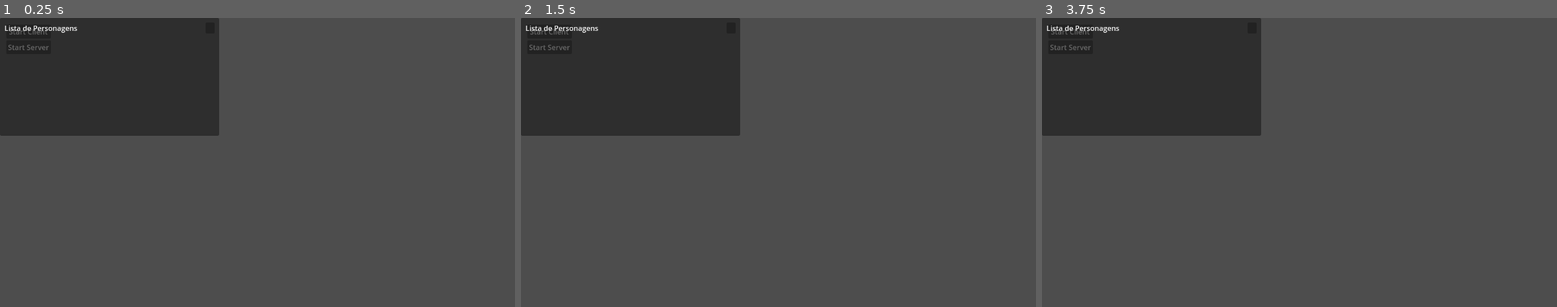
Above: before the commit, frames 1-3 (left to right).
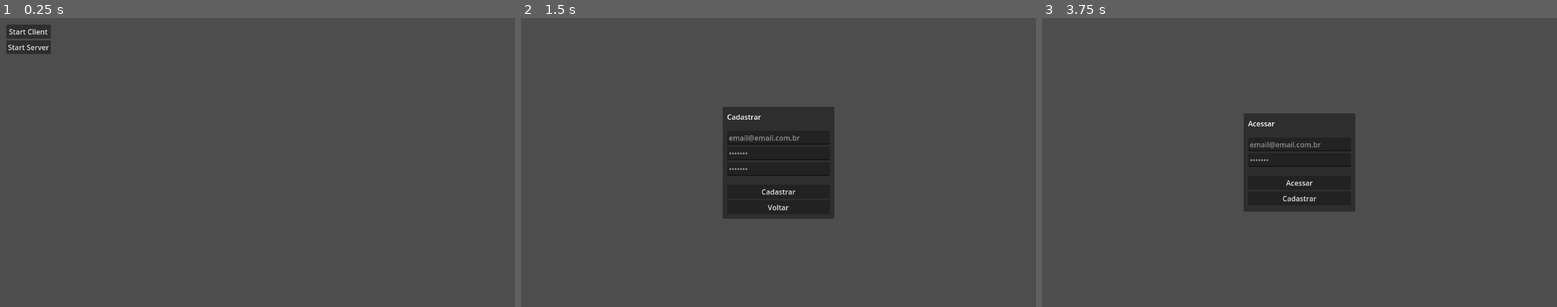
Above: after the commit, the same moments.

Repository: matheusoreis/GodOS
Game: Godot game, scene res://boot.tscn
Same seed, same stepped clock (60 frames per second), same inputs: the game is played once before the commit and once after it.
Inputs (mouse positions are in pixels of both pictures, inside the frame that each line leads up to):
- Up to frame 1 (0.25 s): no input
- Up to frame 2 (1.5 s): click "Start Client" at 0.5 s; click (778, 197) at 1.25 s, where only the run after the commit has a clickable "Cadastrar"
- Up to frame 3 (3.75 s): click (1072, 32) at 2 s, where only the run before the commit has a clickable "Start Client"; click (1299, 191) at 2.75 s, where only the run after the commit has a clickable "Cadastrar"; click (1299, 205) at 3.5 s, where only the run after the commit has a clickable "Voltar"

The runs differ from the first frame. In frame 1, 17% of the frame differs, in the area x 0-43%, y 0-41%; in frame 2, 25%, in the area x 0-61%, y 0-70%; in frame 3, 24%.
Error before the commit: Parse Error: Identifier "select_slot_preload" not declared in the current scope. (res://interface/scenes/actor_list/actors_list.gd:21)

Commit message:
Lista de personagens

Diff:
--- a/boot.tscn
+++ b/boot.tscn
@@ -45,11 +45,23 @@
 [node name="Game" type="Node2D" parent="."]
 
 [node name="MenuInterface" type="CanvasLayer" parent="."]
+visible = false
 follow_viewport_enabled = true
 script = ExtResource("4_xf3if")
 
-[node name="actors_list" parent="MenuInterface" instance=ExtResource("5_8ye5a")]
-script = null
+[node name="actor_list" parent="MenuInterface" instance=ExtResource("5_8ye5a")]
+visible = false
+anchors_preset = 8
+anchor_left = 0.5
+anchor_top = 0.5
+anchor_right = 0.5
+anchor_bottom = 0.5
+offset_left = -245.0
+offset_top = -132.0
+offset_right = 245.0
+offset_bottom = 132.0
+grow_horizontal = 2
+grow_vertical = 2
 
 [node name="sign_up" parent="MenuInterface" instance=ExtResource("5_dm40k")]
 visible = false
@@ -66,7 +78,6 @@
 grow_vertical = 2
 
 [node name="sign_in" parent="MenuInterface" instance=ExtResource("6_8ye5a")]
-visible = false
 anchors_preset = 8
 anchor_left = 0.5
 anchor_top = 0.5
--- a/interface/scenes/actor_list/actors_list.gd
+++ b/interface/scenes/actor_list/actors_list.gd
@@ -1,10 +1,61 @@
-class_name ActorsListUi extends PanelContainer
+class_name ActorsListUi extends Interface
 
 
 @export var slots_location: HBoxContainer
 
 
-func update_actor_panels(max_actors: int, actors: Array) -> void:
+func request_actors(sender_id: int) -> void:
+	var error_messages: Array = []
+
+	var user: Dictionary = Globals.users[sender_id]
+	if not user.has("id"):
+		return
+
+	var user_id = user["id"]
+	var max_actor_slots = user["max_actors"]
+
+	var endpoint = Env.backend_endpoint + "actor?userId=" + str(user_id)
+	var headers = {
+		"Content-Type": "application/json",
+		"Authorization": Env.backend_token
+	}
+
+	var result := await Fetch.fetch_json(HTTPClient.METHOD_GET, endpoint, {}, headers)
+	var status_code = result[1]
+	var response_data = result[2]
+
+	if status_code != 200:
+		error_messages.append_array(Fetch.format_errors(response_data))
+		_on_actor_list_failed.rpc_id(sender_id, error_messages)
+		multiplayer.multiplayer_peer.disconnect_peer(sender_id)
+		return
+
+	var actors: Array[Dictionary] = []
+	for data in response_data:
+		actors.append({
+			"id": data["id"],
+			"name": data["name"],
+			"direction": Vector2(
+				data["direction_x"],
+				data["direction_y"]
+			),
+			"world": data["world"],
+			"position": Vector2(
+				data["position_x"],
+				data["position_y"]
+			)
+		})
+
+	_update_actor_panels.rpc_id(sender_id, user["max_actors"], actors)
+
+
+@rpc("authority", "call_local")
+func _on_actor_list_failed(messages: Array[String]) -> void:
+	ShowNotification.show(messages)
+
+
+@rpc("authority", "call_local")
+func _update_actor_panels(max_actors: int, actors: Array[Dictionary]) -> void:
 	var select_slot_scene := load(
 		"res://interface/scenes/actor_list/select_slot/actor_list_select_slot.tscn"
 	) as PackedScene
@@ -18,7 +69,7 @@
 
 	for i in range(actors.size()):
 		var data: Dictionary = actors[i]
-		var slot := select_slot_preload.instantiate() as ActorListSelectSlotUi
+		var slot := select_slot_scene.instantiate() as ActorListSelectSlotUi
 
 		slot.name = str(data["id"])
 		slot.actor_id = data["id"]
@@ -28,10 +79,10 @@
 
 	var remaining_slots = max_actors - actors.size()
 	for i in range(remaining_slots):
-		var create_slot := create_slot_preload.instantiate() as ActorListCreateSlotUi
+		var create_slot := create_slot_scene.instantiate() as ActorListCreateSlotUi
 		slots_location.add_child(create_slot)
 
 
 func _on_close_pressed() -> void:
-	CGlobals.menu.hide_interface("actors_list")
-	CGlobals.menu.show_interface("sign_in")
+	WindowManager.hide_interface("actors_list")
+	WindowManager.show_interface("sign_in")
--- a/interface/scenes/actor_list/actors_list.tscn
+++ b/interface/scenes/actor_list/actors_list.tscn
@@ -5,7 +5,7 @@
 
 [sub_resource type="StyleBoxEmpty" id="StyleBoxEmpty_kvaoj"]
 
-[node name="actors_list" type="PanelContainer" node_paths=PackedStringArray("slots_location")]
+[node name="actor_list" type="PanelContainer" node_paths=PackedStringArray("slots_location")]
 custom_minimum_size = Vector2(250, 180)
 offset_right = 490.0
 offset_bottom = 264.0
@@ -19,7 +19,7 @@
 custom_minimum_size = Vector2(0, 40)
 layout_mode = 2
 script = ExtResource("2_bbbv2")
-target_node = NodePath("../..")
+_target_node = NodePath("../..")
 
 [node name="margin" type="MarginContainer" parent="content/top_bar"]
 layout_mode = 2
--- a/interface/scenes/sign_in/sign_in.gd
+++ b/interface/scenes/sign_in/sign_in.gd
@@ -7,7 +7,7 @@
 @onready var _close_button: Button = $content/top_bar/margin/close
 @onready var _email_line: LineEdit = $content/margin/content/inputs/email
 @onready var _password_line: LineEdit = $content/margin/content/inputs/password
-@onready var _confirm_button: Button = $content/margin/content/buttons/confirm
+@onready var _access_button: Button = $content/margin/content/buttons/confirm
 @onready var _sign_up_button: Button = $content/margin/content/buttons/sign_up
 
 @export_group("Variables")
@@ -19,17 +19,36 @@
 func _ready() -> void:
 	super()
 
+	# Garante que o cliente está configurado
 	if not _client:
 		return
 
-	_confirm_button.pressed.connect(
-		_on_sign_in_pressed
+	# Conecta o sinal de "pressionado" do botão de acessar
+	_access_button.pressed.connect(
+		func():
+			var email_text = _email_line.text
+			var password_text = _password_line.text
+
+			if email_text.is_empty() || password_text.is_empty():
+				print("Por favor, preencha todos os campos.")
+				return
+
+			_access_button.disabled = true
+			_sign_up_button.disabled = true
+			_close_button.disabled = true
+
+			# Envia a requisição de login para o servidor
+			_request_login.rpc_id(1, email_text, password_text)
 	)
 
+	# Conecta o sinal de "pressionado" do botão de cadastrar
 	_sign_up_button.pressed.connect(
-		_on_sign_up_pressed
+		func():
+			WindowManager.hide_interface("sign_in")
+			WindowManager.show_interface("sign_up")
 	)
 
+	# Valida a senha enquanto o usuário digita
 	_password_line.text_changed.connect(
 		func(new_text: String):
 			_password_line.add_theme_color_override(
@@ -37,6 +56,7 @@
 			)
 	)
 
+	# Valida o e-mail enquanto o usuário digita
 	_email_line.text_changed.connect(
 		func(new_text: String):
 			var is_valid = RegEx.create_from_string(email_regex).search(new_text) != null
@@ -45,48 +65,31 @@
 			)
 	)
 
+	# Ativa os botões quando o cliente conectar ao servidor
 	_client.connected_to_server.connect(
 		func():
-			_confirm_button.disabled = false
+			_access_button.disabled = false
 			_sign_up_button.disabled = false
 	)
 
+	# Desativa os botões se falhar a conexão
 	_client.connection_failed.connect(
 		func():
-			_confirm_button.disabled = true
+			_access_button.disabled = true
 			_sign_up_button.disabled = true
 	)
 
+	# Desativa ao servidor se desconectar
 	_client.server_disconnected.connect(
 		func():
-			_confirm_button.disabled = true
+			_access_button.disabled = true
 			_sign_up_button.disabled = true
 	)
 
 
-func _on_sign_in_pressed() -> void:
-	var _email_line_text = _email_line.text
-	var _password_line_text = _password_line.text
-
-	if _email_line_text.is_empty() || _password_line_text.is_empty():
-		print("Por favor, preencha todos os campos.")
-		return
-
-	_confirm_button.disabled = true
-	_sign_up_button.disabled = true
-	_close_button.disabled = true
-
-	_request_login.rpc_id(1, _email_line_text, _password_line_text, Constants.version)
-
-
-func _on_sign_up_pressed() -> void:
-	WindowManager.hide_interface("sign_in")
-	WindowManager.show_interface("sign_up")
-
-
 func _reset_ui() -> void:
 	_close_button.disabled = false
-	_confirm_button.disabled = false
+	_access_button.disabled = false
 	_sign_up_button.disabled = false
 
 	_email_line.clear()
@@ -94,15 +97,18 @@
 
 
 @rpc("any_peer", "call_remote")
-func _request_login(email: String, password: String, version: Vector3i) -> void:
+func _request_login(email: String, password: String) -> void:
+	# Obtém o id do peer do jogador que solicitou a função
 	var sender_id: int = multiplayer.get_remote_sender_id()
 	var error_messages: Array[String] = []
 
-	if version != Constants.version:
+	# Verifica se a versão do cliente está correta
+	if Constants.version != Constants.version:
 		error_messages.append("O seu cliente está desatualizado!")
 		_on_login_failed.rpc_id(sender_id, error_messages)
 		return
 
+	# Monta endpoint, headers e body da requisição
 	var endpoint = Env.backend_endpoint + "auth/sign-in"
 	var headers := {
 		"Content-Type": "application/json",
@@ -113,26 +119,34 @@
 		"password": password,
 	}
 
+	# Faz a requisição para o backend
 	var result := await Fetch.fetch_json(HTTPClient.METHOD_POST, endpoint, body, headers)
 	var status_code = result[1]
 	var response_data = result[2]
 
+	# Se falhou, envia os erros pro cliente
 	if status_code != 201:
 		error_messages.append_array(Fetch.format_errors(response_data))
+		# Chama a função de erro no cliente (sender_id)
 		_on_login_failed.rpc_id(sender_id, error_messages)
 		return
 
+	# Verifica se o usuário já está logado com esse sender_id
 	if Globals.users.has(sender_id):
 		error_messages.append("Você já está autenticado no servidor!")
+		# Informa ao cliente que o login foi mal-sucedido
 		_on_login_failed.rpc_id(sender_id, error_messages)
 		return
 
+	# Verifica se outro usuário com mesmo ID já está conectado
 	for existing_user in Globals.users.values():
 		if existing_user["id"] == response_data["id"]:
 			error_messages.append("Essa conta já está conectada ao servidor por outro dispositivo!")
+			# Informa ao cliente que o login foi mal-sucedido
 			_on_login_failed.rpc_id(sender_id, error_messages)
 			return
 
+	# Cria e armazena o dicionário do usuário
 	var user: Dictionary = {
 		"id": response_data["id"],
 		"email": response_data["email"],
@@ -141,14 +155,20 @@
 		"created_at": response_data["created_at"],
 		"updated_at": response_data["updated_at"],
 	}
+	Globals.users[sender_id] = user
 
+	# Solicita a lista de personagens
+	var actor_list_ui: ActorsListUi = WindowManager.get_interface("actor_list")
+	actor_list_ui.request_actors(sender_id)
+
+	# Informa ao cliente que o login foi bem-sucedido
 	_on_login_success.rpc_id(sender_id, "Sucesso ao acessar o jogo!")
 
 
 @rpc("authority", "call_local")
 func _on_login_success(message: String) -> void:
 	WindowManager.hide_interface("sign_in")
-	WindowManager.show_interface("sign_up")
+	WindowManager.show_interface("actor_list")
 
 	ShowNotification.show([message])
 	_reset_ui()
--- a/network/client/menu_interface.gd
+++ b/network/client/menu_interface.gd
@@ -5,9 +5,11 @@
 @export_group("Objects")
 @onready var sign_in: SignInInterface = $sign_in
 @onready var sign_up: SignUpInterface = $sign_up
+@onready var actor_list: ActorsListUi = $actor_list
 
 
 func _ready() -> void:
 	print("Inicializando o window manager...")
 	WindowManager.add_interface(sign_in)
 	WindowManager.add_interface(sign_up)
+	WindowManager.add_interface(actor_list)
Not shown, changed: README.md
